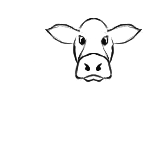
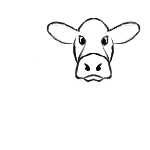
Two versions of the same layered image (150px x 150px). Layer-by-layer changes:
painted on "crâne" over [45,21,143,35]
